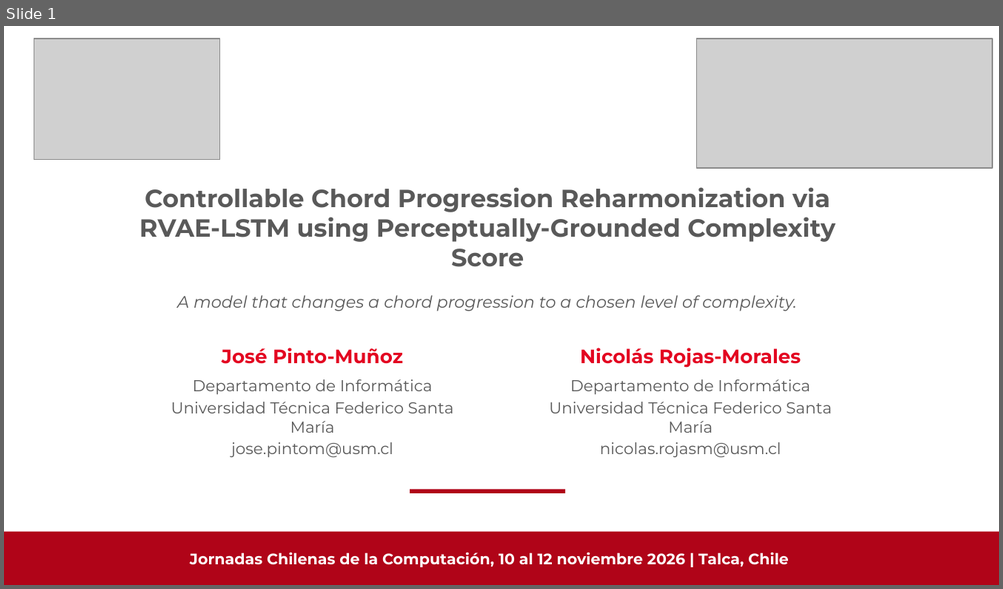
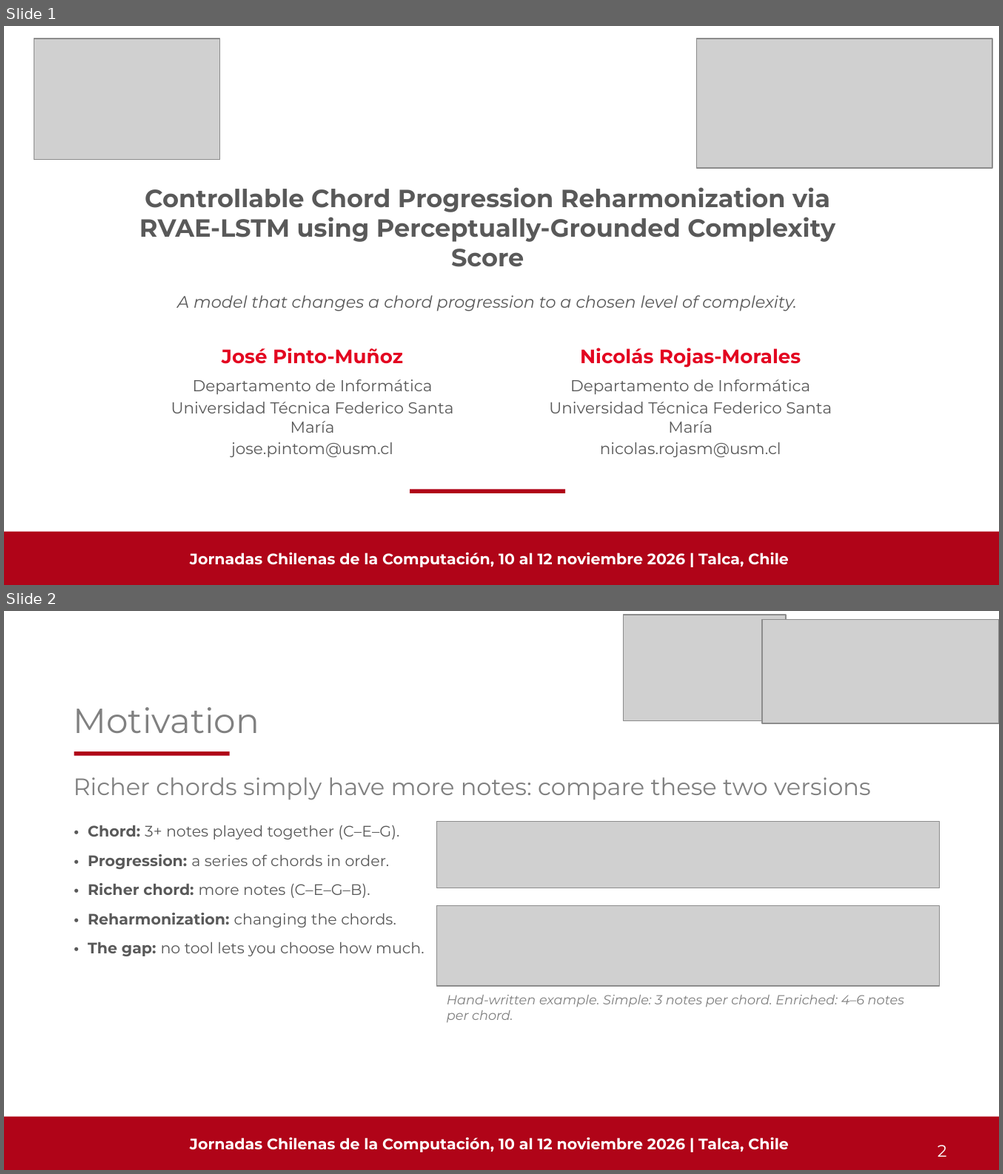
Before and after one commit to Pepebeats-flp/SCL_2.0, a slide deck: JCC2026/PEARL_JCC2026.pptx. Shown one above the other, each under a label of ours: slide 1 before the commit, slides 1 and 2 after it. The pictures are 1003x589 and 1003x1174 pixels, drawn with LibreOffice and Linux fonts; fonts in the diff are those of the drawing; grey boxes stand for pictures. Boxes give left, top, right and bottom in pixels: in the first picture for what was removed or moved away, otherwise in the second. Text is boxed around its words. In the diff, an @@ line names an element or a change of style, - is before the commit and + after.

```diff
--- a/JCC2026/PEARL_JCC2026.pptx
+++ b/JCC2026/PEARL_JCC2026.pptx
@@ slide 2 added at box(4, 611, 999, 1170), background #FFFFFF @@
@@ picture added at box(623, 615, 785, 721) @@
@@ picture added at box(762, 620, 999, 723) @@
@@ title added at box(74, 707, 260, 733), 25.2 pt, text #808080 @@
+Motivation
@@ rectangle added at box(74, 752, 229, 755), fill #B00418 @@
@@ title added at box(74, 777, 871, 800), 17.2 pt, text #808080 @@
+Richer chords simply have more notes: compare these two versions
@@ text added at box(88, 826, 424, 957), 11 pt, text #595959 @@
+• Chord: 3+ notes played together (C–E–G).
+• Progression: a series of chords in order.
+• Richer chord: more notes (C–E–G–B).
+• Reharmonization: changing the chords.
+• The gap: no tool lets you choose how much.
@@ picture added at box(437, 822, 939, 889) @@
@@ picture added at box(437, 906, 939, 987) @@
@@ text added at box(447, 995, 904, 1023), 9.5 pt, text #808080, italic @@
+Hand-written example. Simple: 3 notes per chord. Enriched: 4–6 notes per chord.
@@ rectangle added at box(4, 1117, 999, 1170), fill #B00418 @@
@@ text added at box(190, 1138, 788, 1153), 11 pt, text #FFFFFF, bold @@
+Jornadas Chilenas de la Computación, 10 al 12 noviembre 2026 | Talca, Chile
@@ text added at box(937, 1145, 947, 1157), 12 pt, text #FFFFFF @@
+2
```
Also in this commit, not shown: 13 slides changed, 1 other slide added, 3 slides removed, 18 other files.
